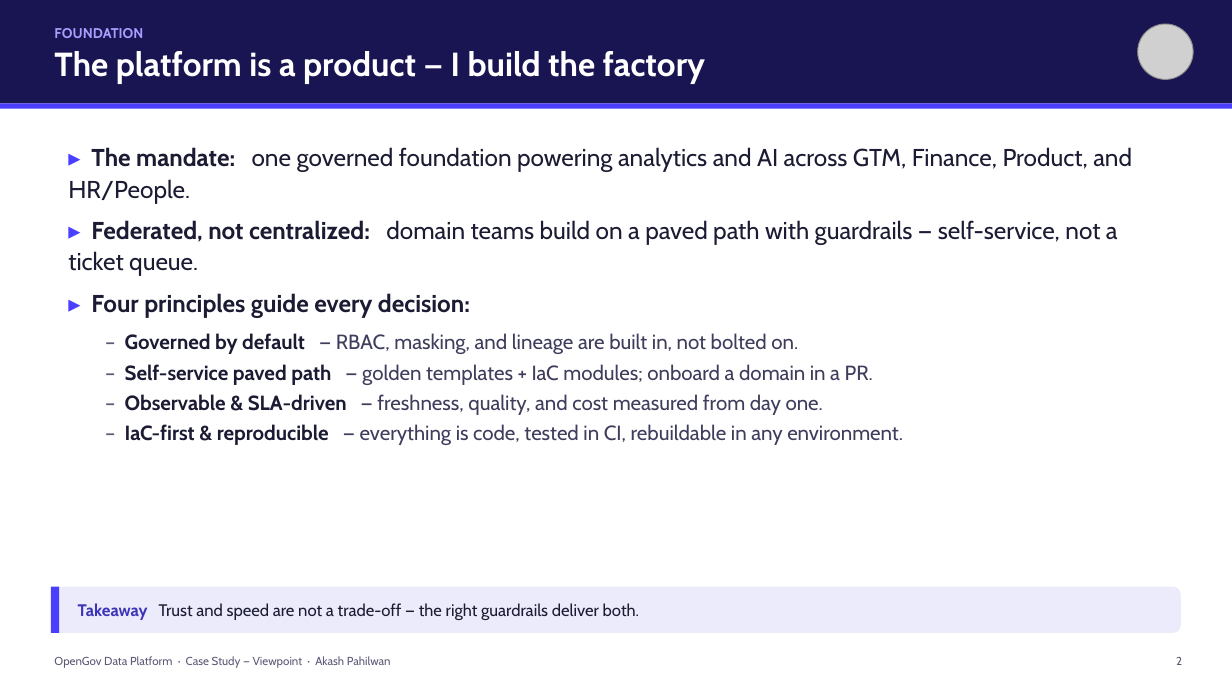
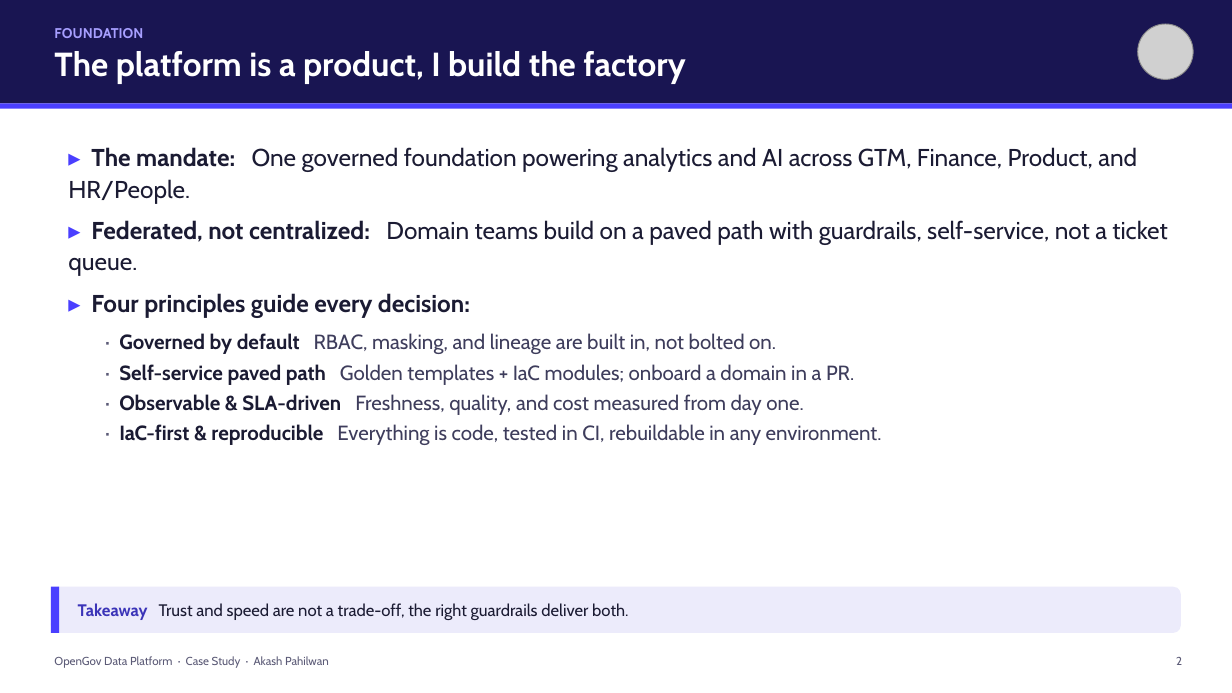
Before and after one commit to akashpahilwan/OpenGovPOC, a slide deck: slide 2 of presentation/OpenGov_Data_Platform_CaseStudy.pptx. Drawn at 1232x693 pixels with LibreOffice and Linux fonts; fonts in the diff are those of the drawing; grey boxes stand for pictures. Boxes give left, top, right and bottom in pixels: in the first picture for what was removed or moved away, otherwise in the second. Text is boxed around its words. In the diff, an @@ line names an element or a change of style, - is before the commit and + after.

```diff
--- a/presentation/OpenGov_Data_Platform_CaseStudy.pptx
+++ b/presentation/OpenGov_Data_Platform_CaseStudy.pptx
@@ text at box(54, 51, 685, 84): text changed @@
-The platform is a product — I build the factory
+The platform is a product, I build the factory
@@ text at box(68, 147, 1167, 276): text changed @@
-▸ The mandate: one governed foundation powering analytics and AI across GTM, Finance, Product, and HR/People.
-▸ Federated, not centralized: domain teams build on a paved path with guardrails — self-service, not a ticket queue.
+▸ The mandate: One governed foundation powering analytics and AI across GTM, Finance, Product, and HR/People.
+▸ Federated, not centralized: Domain teams build on a paved path with guardrails, self-service, not a ticket queue.
@@ text at box(119, 333, 882, 445): text changed @@
-– Governed by default — RBAC, masking, and lineage are built in, not bolted on.
-– Self-service paved path — golden templates + IaC modules; onboard a domain in a PR.
-– Observable & SLA-driven — freshness, quality, and cost measured from day one.
-– IaC-first & reproducible — everything is code, tested in CI, rebuildable in any environment.
+· Governed by default RBAC, masking, and lineage are built in, not bolted on.
+· Self-service paved path Golden templates + IaC modules; onboard a domain in a PR.
+· Observable & SLA-driven Freshness, quality, and cost measured from day one.
+· IaC-first & reproducible Everything is code, tested in CI, rebuildable in any environment.
@@ text at box(78, 603, 628, 620): text changed @@
-Takeaway Trust and speed are not a trade-off — the right guardrails deliver both.
+Takeaway Trust and speed are not a trade-off, the right guardrails deliver both.
@@ text at box(54, 656, 329, 668): text changed @@
-OpenGov Data Platform · Case Study — Viewpoint · Akash Pahilwan
+OpenGov Data Platform · Case Study · Akash Pahilwan
```
Also in this commit, not shown: 27 other slides changed, 1 other file.
